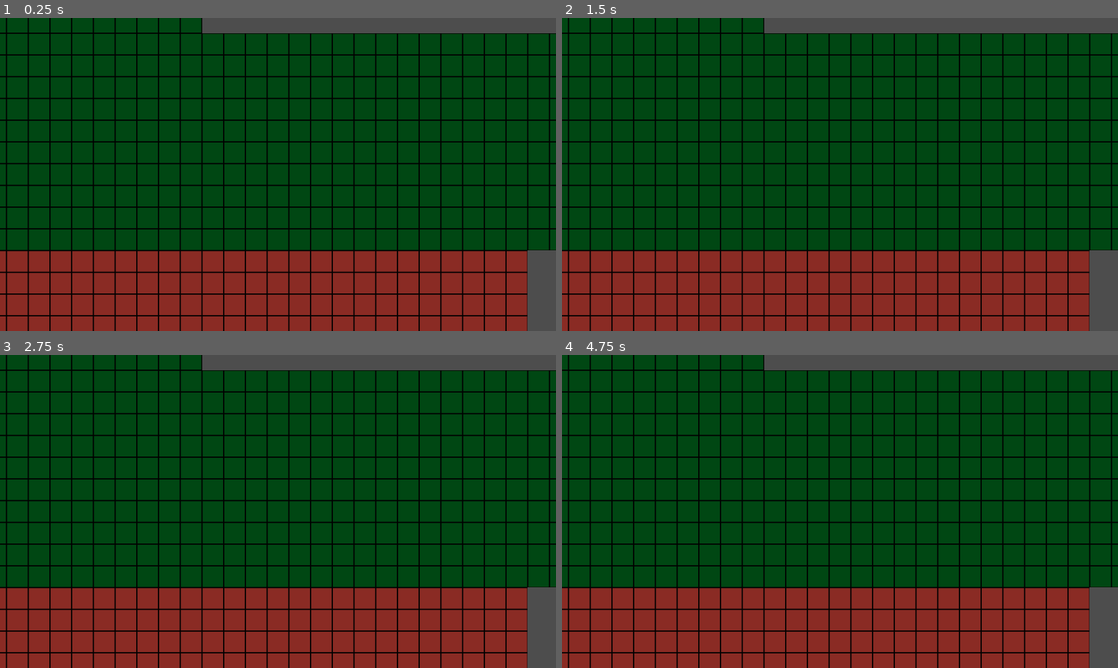
Above: before the commit, frames 1-4 (two rows, left to right).
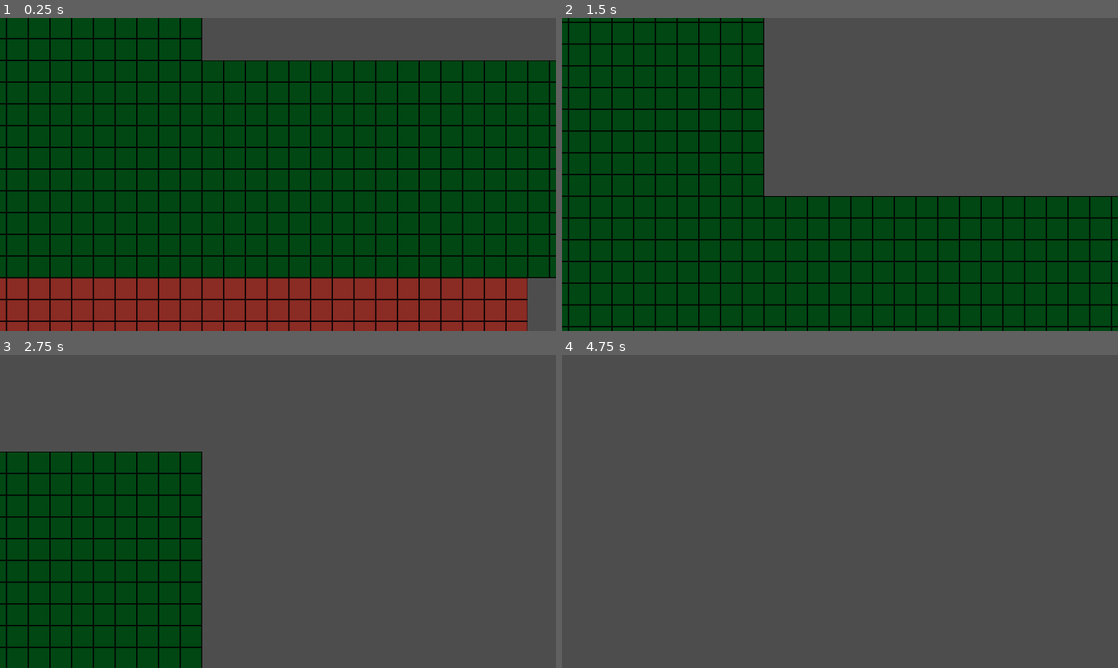
Above: after the commit, the same moments.

Repository: dadames/GMTK2024
Game: Godot game, scene res://Game/Levels/level_1.tscn
Two runs of this game, one before a commit and one after it. Both use one fixed random seed, a clock stepped at 60 frames per second and the inputs below.
Inputs:
- Up to frame 1 (0.25 s): no input
- Up to frame 2 (1.5 s): hold Right (ui_right) 0.53-1.28 s; hold Left (ui_left) from 1.28 s (still down)
- Up to frame 3 (2.75 s): release Left (ui_left) at 2.03 s; hold Right (ui_right) from 2.03 s (still down)
- Up to frame 4 (4.75 s): release Right (ui_right) at 3.53 s; hold Left (ui_left) from 3.53 s (still down)

The runs differ from the first frame. In frame 1, 24% of the frame differs, in the area x 0-100%, y 4-98%; in frame 2, 63%; in frame 3, 81%; in frame 4, 96%, in the area x 0-100%, y 0-100%.

Commit message:
Added globals and set up falling event to register semibricks to on brick controller

Diff:
--- /dev/null
+++ b/Core/globals.gd
@@ -0,0 +1 @@
+extends Node
--- a/Game/Brick/brick_controller.gd
+++ b/Game/Brick/brick_controller.gd
@@ -24,7 +24,9 @@
 
 var brickScale := 10
 var fallSpeed := 10
-var falling := false
+var isFalling := false
+signal falling()
+
 
 func _ready() -> void:
 	var shape := BrickShape.new()
@@ -60,4 +62,4 @@
 	semibrick.initialize(self)
 
 func start_falling() -> void:
-	falling = true
+	isFalling = true
--- a/Game/Brick/semi_brick_controller.gd
+++ b/Game/Brick/semi_brick_controller.gd
@@ -3,11 +3,17 @@
 
 
 var brick: Brick
+var hasFallen := false
 
 
 func initialize(brickIn: Brick) -> void:
 	brick = brickIn
 	modulate = brick.color
+	brick.falling.connect(is_falling)
 
 func collided() -> void:
-	brick.start_falling()
+	if !hasFallen:
+		brick.start_falling()
+
+func is_falling() -> void:
+	hasFallen = true
--- a/project.godot
+++ b/project.godot
@@ -15,6 +15,11 @@
 config/features=PackedStringArray("4.3", "Forward Plus")
 config/icon="res://icon.svg"
 
+[autoload]
+
+EventBus="*res://Core/event_bus.gd"
+Globals="*res://Core/globals.gd"
+
 [debug]
 
 gdscript/warnings/untyped_declaration=2
Renamed: Game/event_bus.gd -> Core/event_bus.gd
Not shown, added: export_presets.cfg
